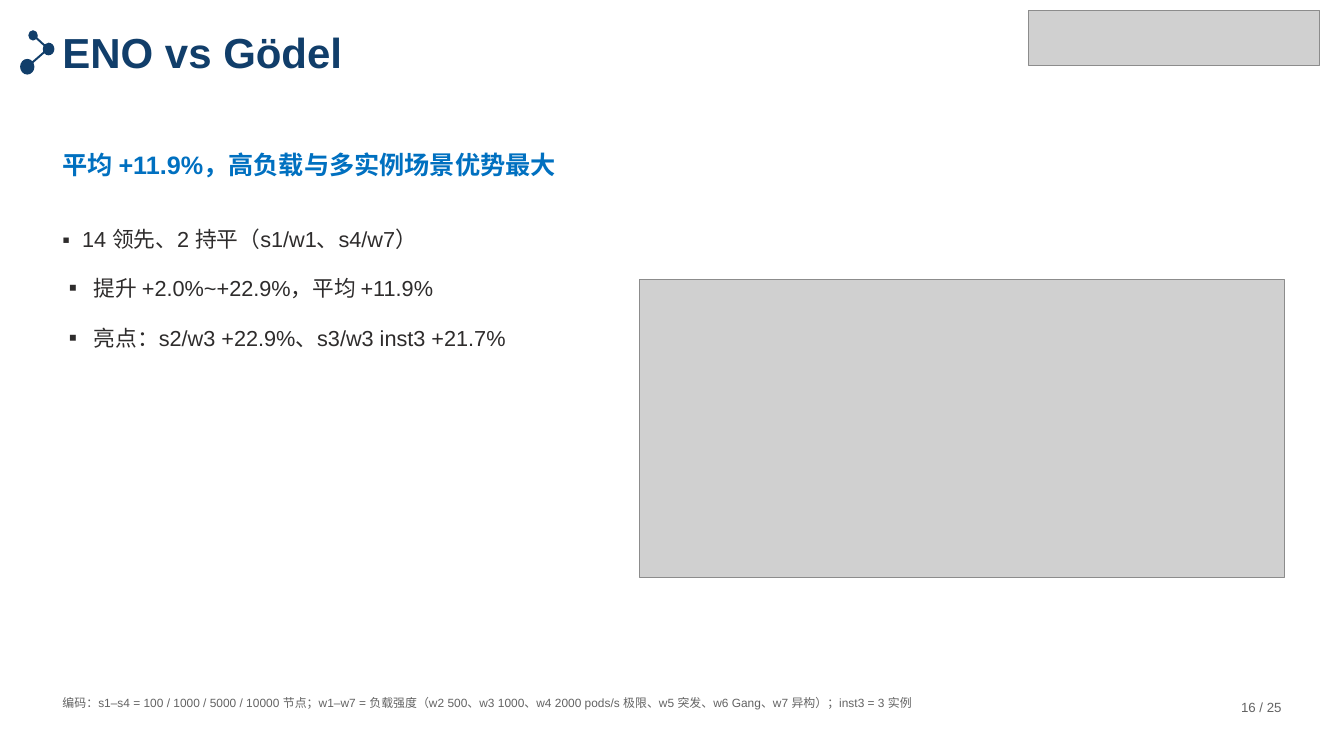
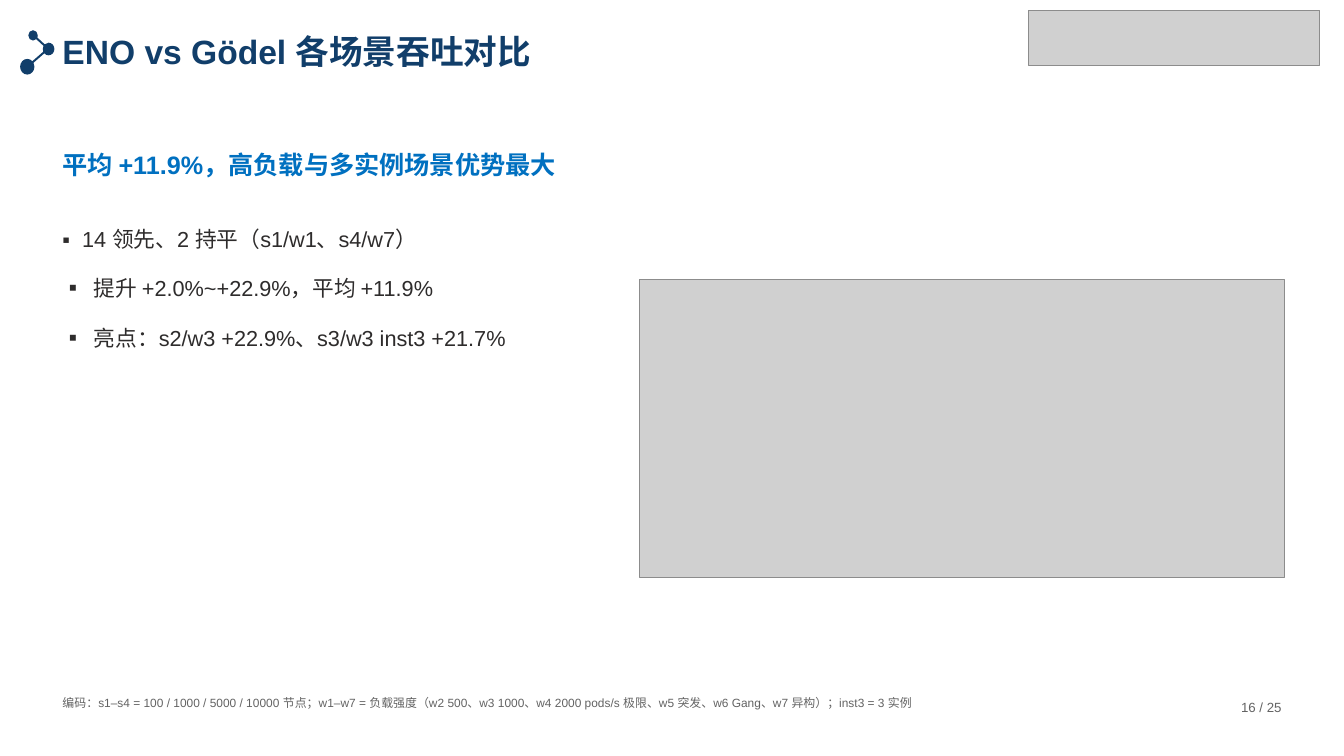
Before and after one commit to tengfei86/godel-scheduler, a slide deck: slide 16 of docs/thesis/defense/答辩PPT-北航模板版.pptx. Drawn at 1344x756 pixels with LibreOffice and Linux fonts; fonts in the diff are those of the drawing; grey boxes stand for pictures. Boxes give left, top, right and bottom in pixels: in the first picture for what was removed or moved away, otherwise in the second. Text is boxed around its words. In the diff, an @@ line names an element or a change of style, - is before the commit and + after.

```diff
--- a/docs/thesis/defense/答辩PPT-北航模板版.pptx
+++ b/docs/thesis/defense/答辩PPT-北航模板版.pptx
@@ text at <box>62,35,531,67</box>: text changed; size 30 to 24 pt @@
-ENO vs Gödel
+ENO vs Gödel 各场景吞吐对比
```
Also in this commit, not shown: 3 other files.
